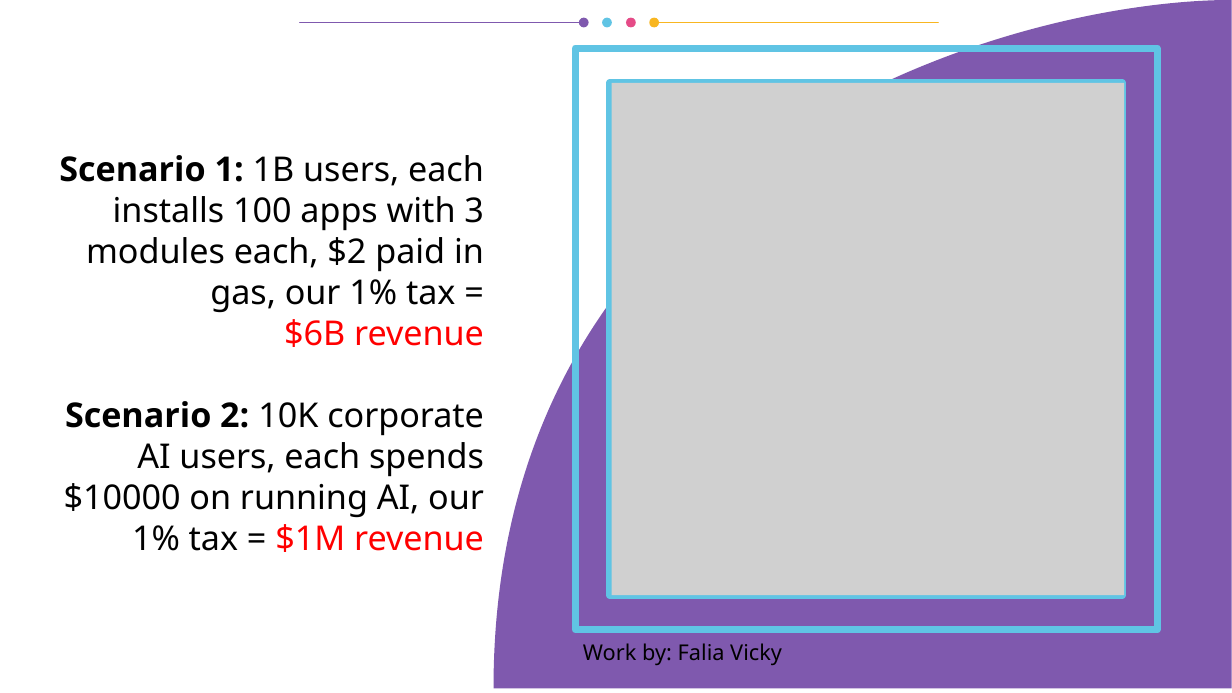
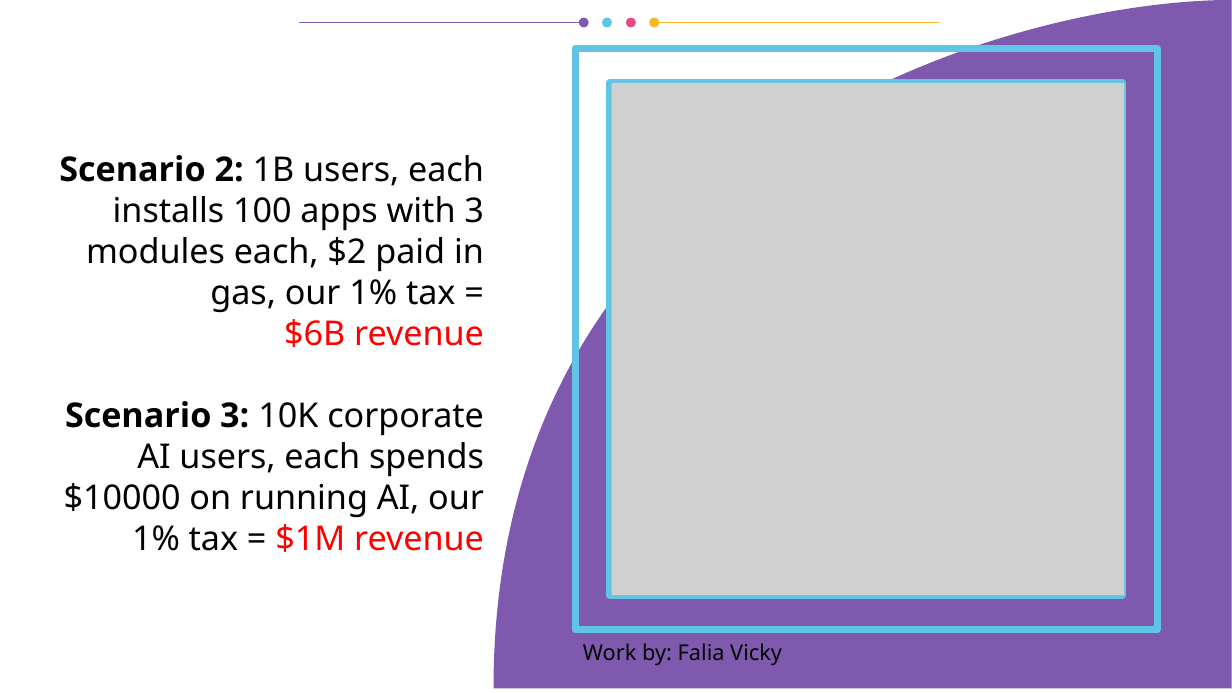
Before and after one commit to vporton/icp-package-manager, a slide deck: slide 11 of docs/presentation.odp (slide 10 before the commit). Drawn at 1232x693 pixels with LibreOffice and Linux fonts; fonts in the diff are those of the drawing; grey boxes stand for pictures. Boxes give left, top, right and bottom in pixels: in the first picture for what was removed or moved away, otherwise in the second. Text is boxed around its words. In the diff, an @@ line names an element or a change of style, - is before the commit and + after.

```diff
--- a/docs/presentation.odp
+++ b/docs/presentation.odp
@@ title at bbox=[59, 155, 484, 552]: text changed @@
-Scenario 1: 1B users, each installs 100 apps with 3 modules each, $2 paid in gas, our 1% tax =
-$6B revenue
-Scenario 2: 10K corporate AI users, each spends $10000 on running AI, our 1% tax = $1M revenue
+Scenario 2: 1B users, each installs 100 apps with 3 modules each, $2 paid in gas, our 1% tax =
+$6B revenue
+Scenario 3: 10K corporate AI users, each spends $10000 on running AI, our 1% tax = $1M revenue
```
Also in this commit, not shown: 4 other slides changed, 1 slide added.
